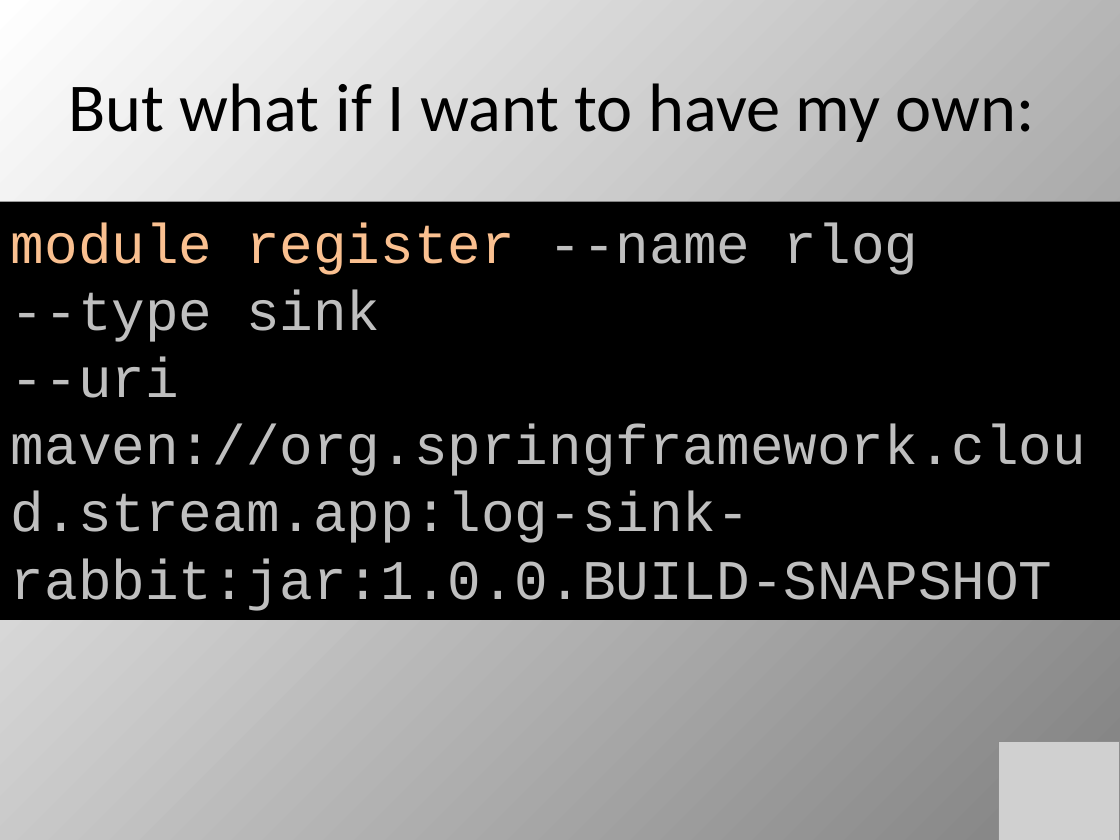
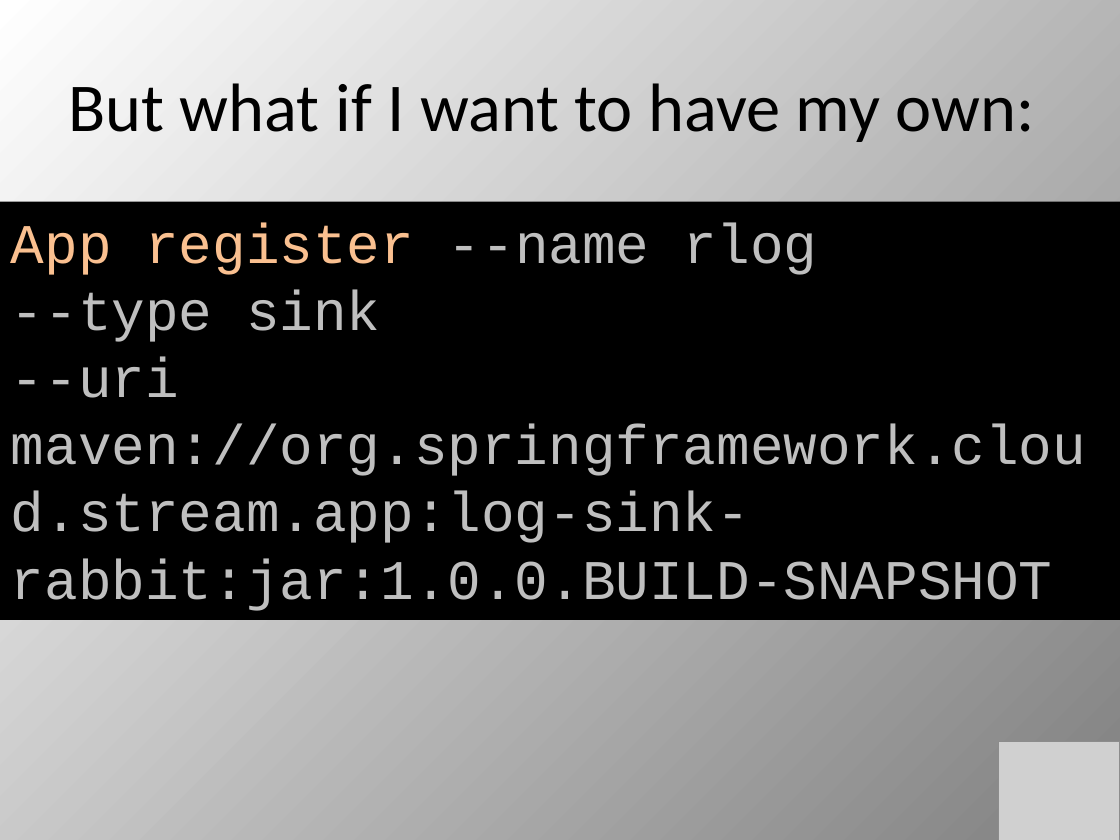
Before and after one commit to cppwfs/dataflowprimer, a slide deck: slide 27 of DataFlow1.pptx. Drawn at 1120x840 pixels with LibreOffice and Linux fonts; fonts in the diff are those of the drawing; grey boxes stand for pictures. Boxes give left, top, right and bottom in pixels: in the first picture for what was removed or moved away, otherwise in the second. Text is boxed around its words. In the diff, an @@ line names an element or a change of style, - is before the commit and + after.

```diff
--- a/DataFlow1.pptx
+++ b/DataFlow1.pptx
@@ text in rectangle at [11,222,817,275]: text changed @@
-module register --name rlog
+App register --name rlog
```
Also in this commit, not shown: 2 other slides changed.
